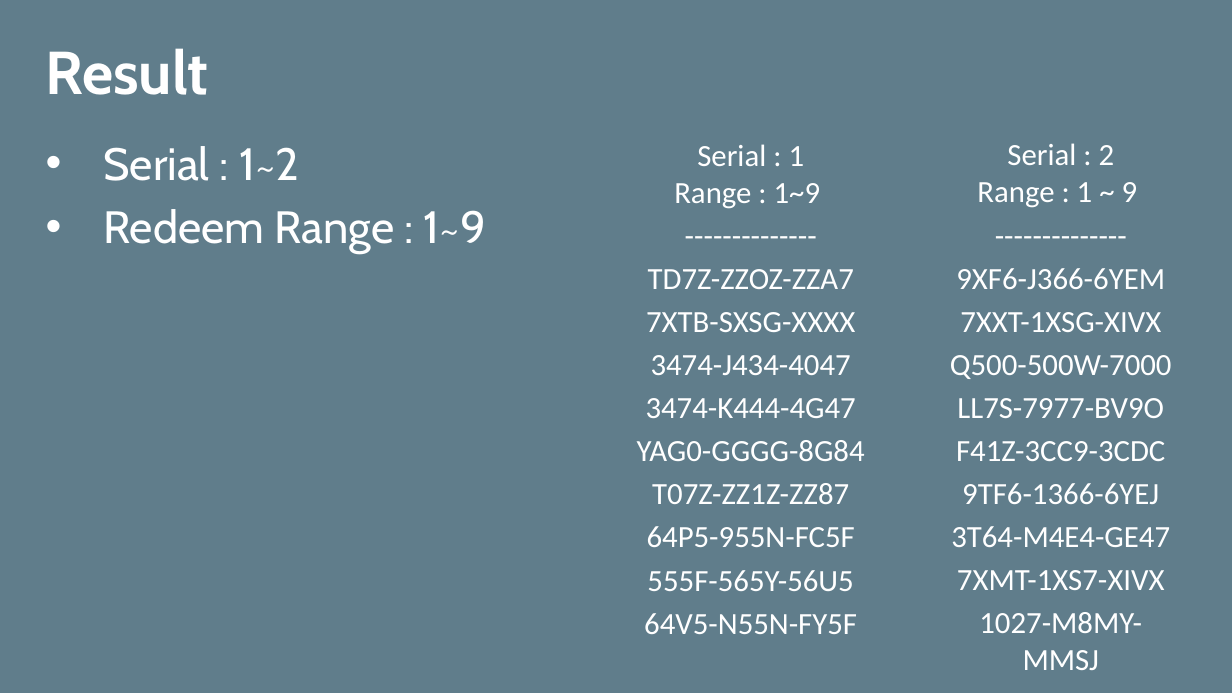
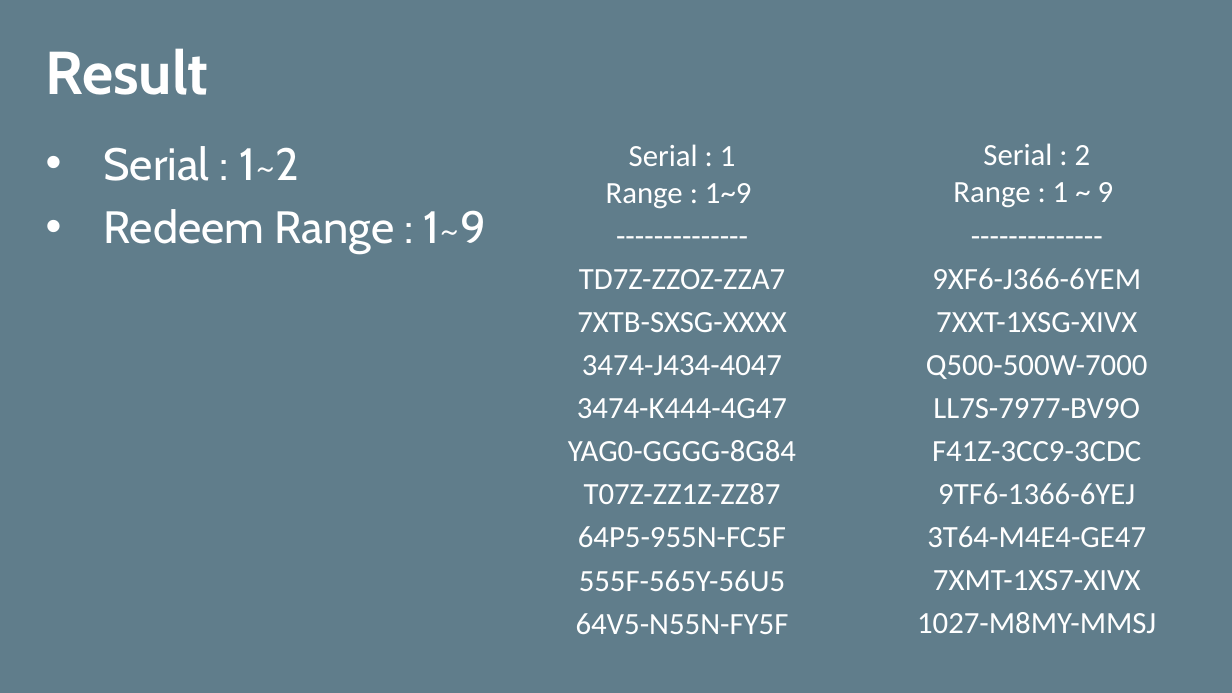
Before and after one commit to nextvern/RedeemCodeGenerator, a slide deck: slide 12 of doc/RedeemCodeGenerator based on PRNG.pptx. Drawn at 1232x693 pixels with LibreOffice and Linux fonts; fonts in the diff are those of the drawing. Boxes give left, top, right and bottom in pixels: in the first picture for what was removed or moved away, otherwise in the second. Text is boxed around its words. In the diff, an @@ line names an element or a change of style, - is before the commit and + after.

```diff
--- a/doc/RedeemCodeGenerator based on PRNG.pptx
+++ b/doc/RedeemCodeGenerator based on PRNG.pptx
@@ text "Serial : 1 Range : ...": place and size @@
-text "Serial : 1 Range : ..." at bbox=[637, 144, 865, 634]
+text "Serial : 1 Range : ..." at bbox=[568, 144, 796, 634]
@@ text "Serial : 2 Range : ..." rewrapped from bbox=[950, 143, 1172, 670] to bbox=[917, 143, 1156, 633] @@
```
Also in this commit, not shown: 1 slide added, 1 other file.
